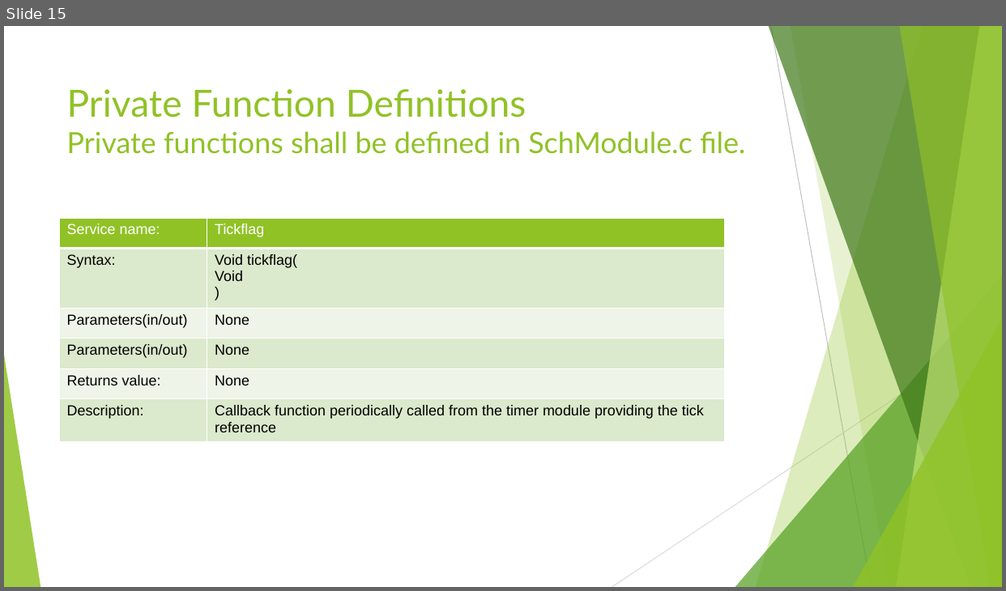
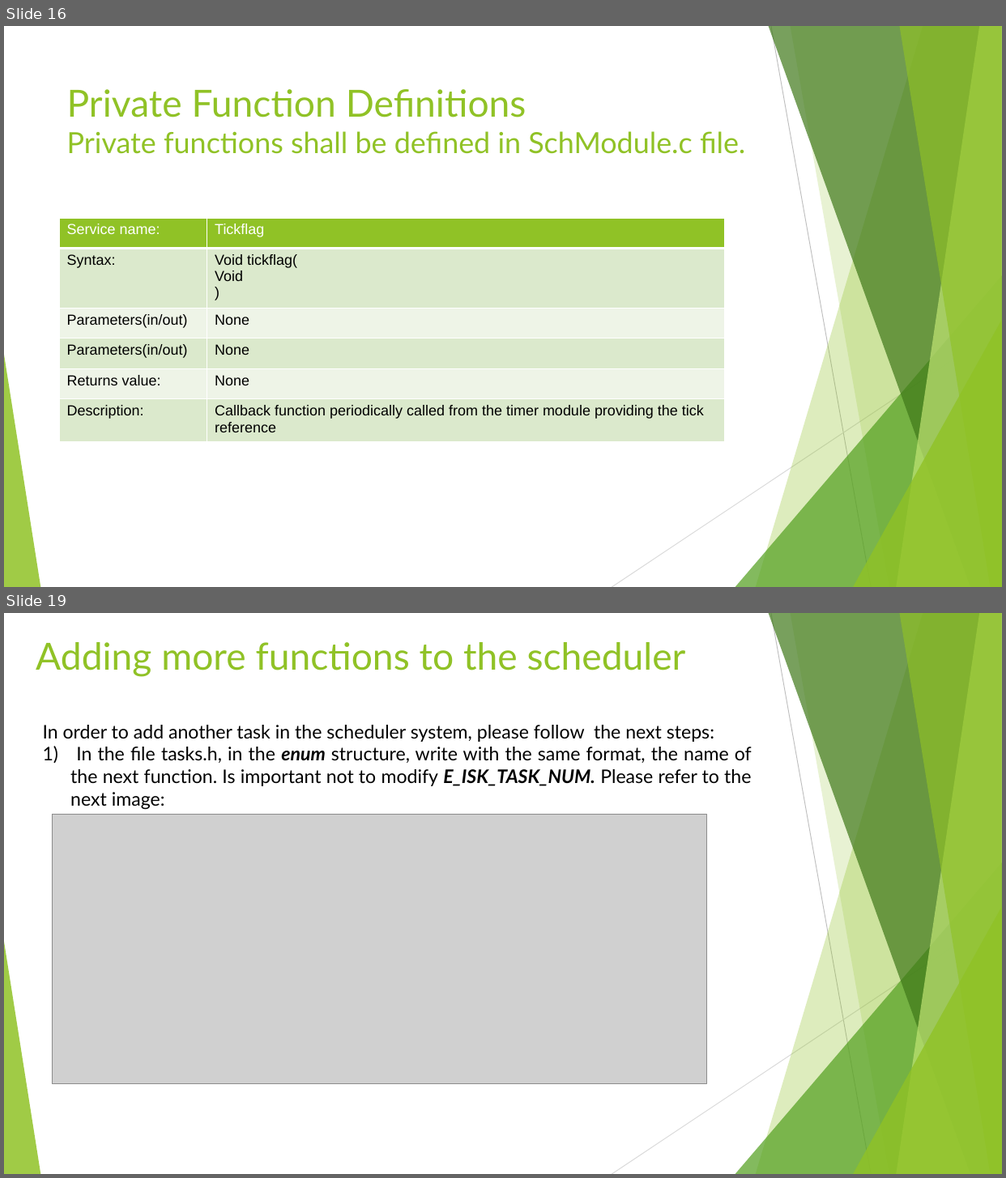
Before and after one commit to DavidDiaz0099/scheduler, a slide deck: Scheduler Module.pptx. Shown one above the other, each under a label of ours: slide 15 before the commit, slides 16 and 19 after it; the slides between them are not shown. The pictures are 1006x591 and 1006x1178 pixels, drawn with LibreOffice and Linux fonts; fonts in the diff are those of the drawing; grey boxes stand for pictures. Boxes give left, top, right and bottom in pixels: in the first picture for what was removed or moved away, otherwise in the second. Text is boxed around its words. In the diff, an @@ line names an element or a change of style, - is before the commit and + after.

```diff
--- a/Scheduler Module.pptx
+++ b/Scheduler Module.pptx
@@ slide 19 added at box(4, 613, 1002, 1174), background #FFFFFF; not listed: 10 template elements that a slide beside it also shows @@
@@ title added at box(36, 642, 686, 677), 36 pt, text #90C226 @@
+Adding more functions to the scheduler
@@ text added at box(43, 725, 752, 810), 18 pt, text #000000 @@
+In order to add another task in the scheduler system, please follow the next steps:
+1) In the file tasks.h, in the enum structure, write with the same format, the name of the next function. Is important not to modify E_ISK_TASK_NUM. Please refer to the next image:
@@ picture added at box(52, 815, 706, 1084) @@
@@ what was slide 15 is now slide 16 @@
```
Also in this commit, not shown: 6 slides changed, 6 other slides added, 1 other file.
